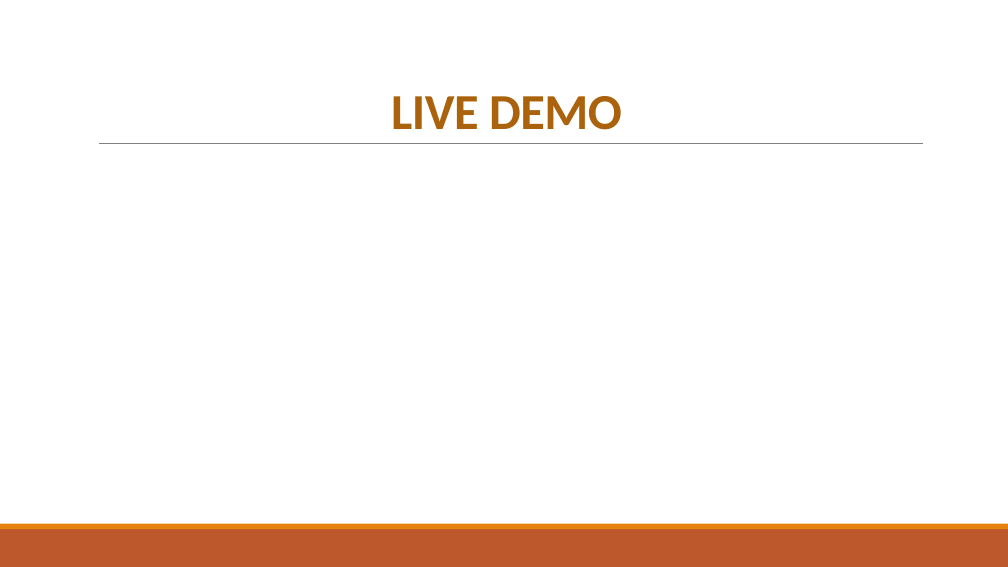
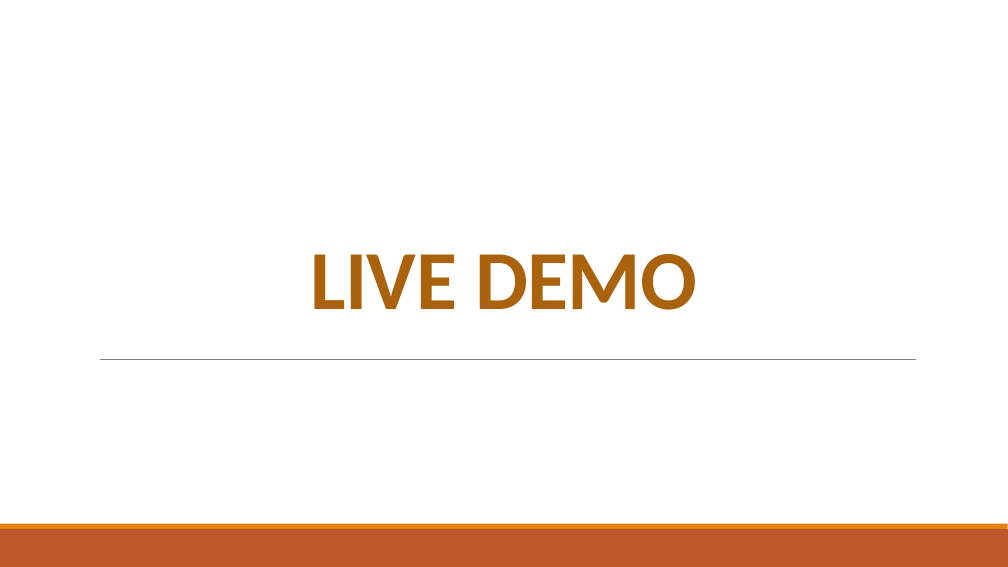
Before and after one commit to dellathefella/COSC457Project, a slide deck: slide 12 of Documentation/BCCC Presentation.pptx. Drawn at 1008x567 pixels with LibreOffice and Linux fonts; fonts in the diff are those of the drawing. Boxes give left, top, right and bottom in pixels: in the first picture for what was removed or moved away, otherwise in the second. Text is boxed around its words. In the diff, an @@ line names an element or a change of style, - is before the commit and + after.

```diff
--- a/Documentation/BCCC Presentation.pptx
+++ b/Documentation/BCCC Presentation.pptx
@@ title "LIVE DEMO": place and size @@
-title "LIVE DEMO" at <box>391,96,622,130</box>
+title "LIVE DEMO" at <box>310,254,698,310</box>
@@ title "LIVE DEMO" at <box>310,254,698,310</box>: size 48 to 80 pt; vertical alignment bottom to middle @@
@@ line moved from (99, 144) - (923, 144) to (100, 359) - (917, 359) @@
```
Also in this commit, not shown: 8 other slides changed, 2 slides added, 2 slides removed, 4 other files.
